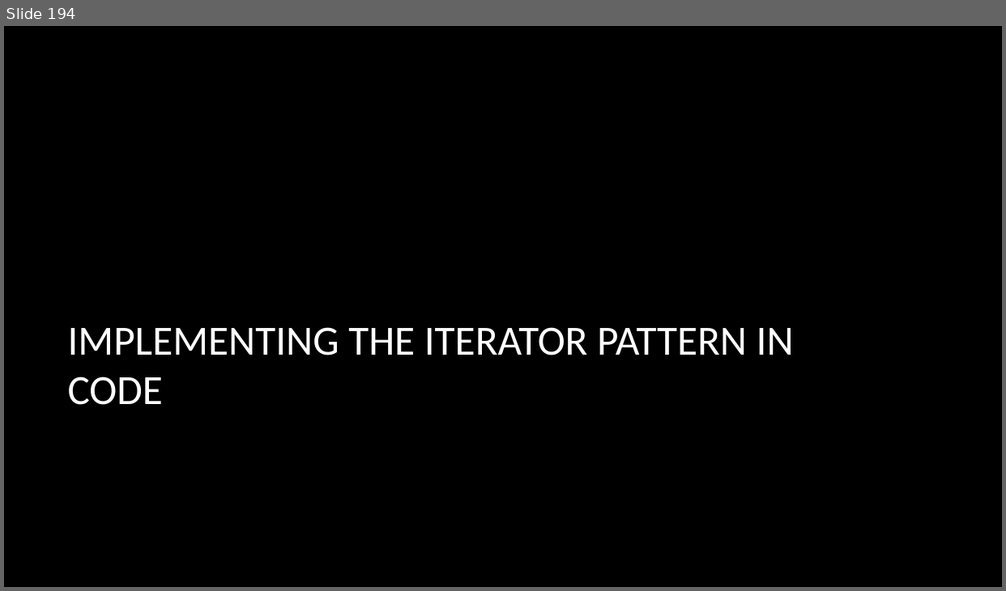
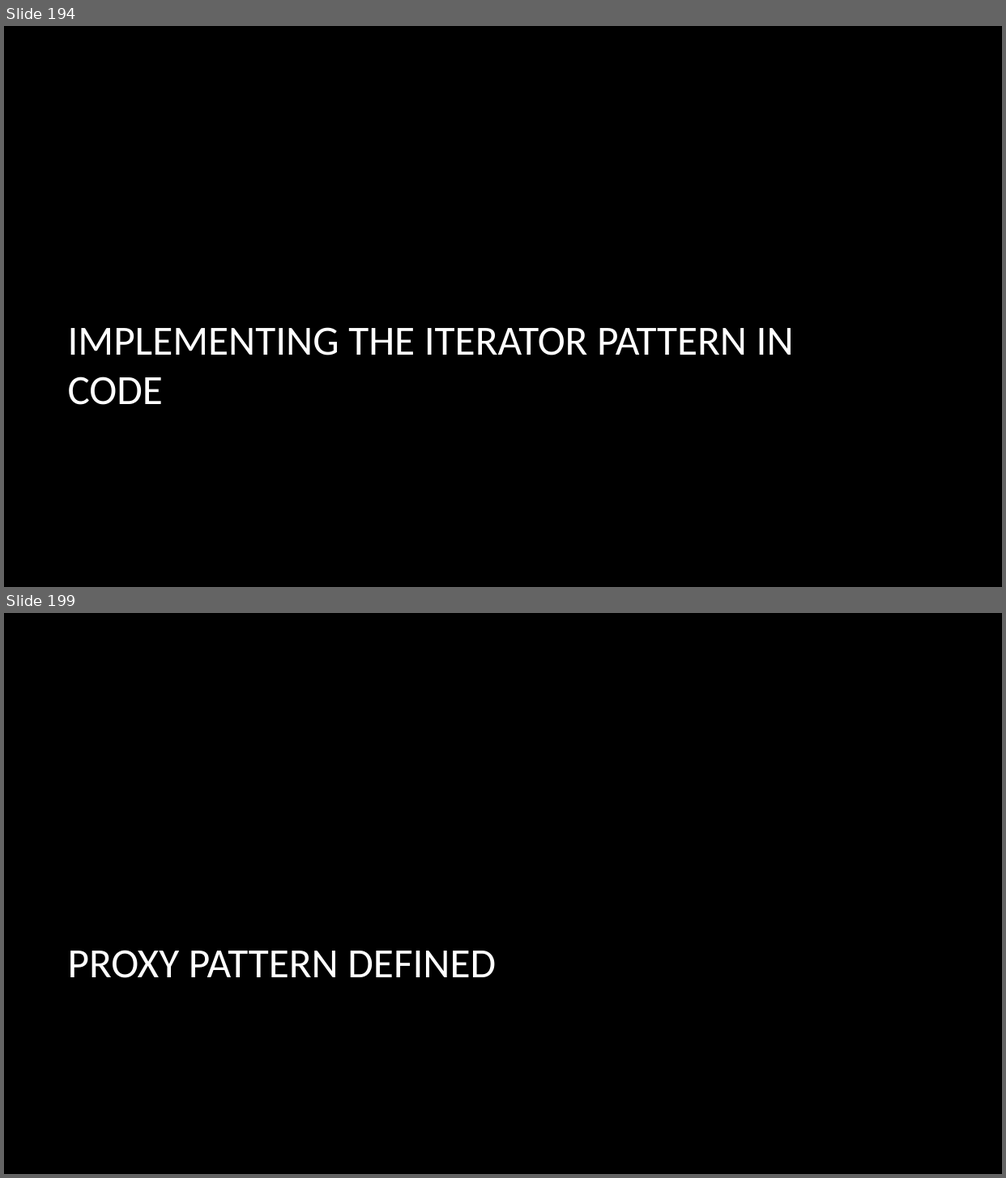
Before and after one commit to dundane/CSC360Demos, a slide deck: CSC360Demo/Design Patterns Slide Show.pptx. Shown one above the other, each under a label of ours: slide 194 before the commit, slides 194 and 199 after it; the slides between them are not shown. The pictures are 1006x591 and 1006x1178 pixels, drawn with LibreOffice and Linux fonts; fonts in the diff are those of the drawing; background and template pictures are left out. Boxes give left, top, right and bottom in pixels: in the first picture for what was removed or moved away, otherwise in the second. Text is boxed around its words. In the diff, an @@ line names an element or a change of style, - is before the commit and + after.

Commit message:
Adding Proxy and Flyweight

```diff
--- a/CSC360Demo/Design Patterns Slide Show.pptx
+++ b/CSC360Demo/Design Patterns Slide Show.pptx
@@ slide 199 added at (4, 613, 1002, 1174), background picture (left out) @@
@@ title added at (68, 950, 496, 978), 40 pt, text #FFFFFF @@
+PROXY PATTERN DEFINED
```
Also in this commit, not shown: 30 other slides added, 11 other files.
